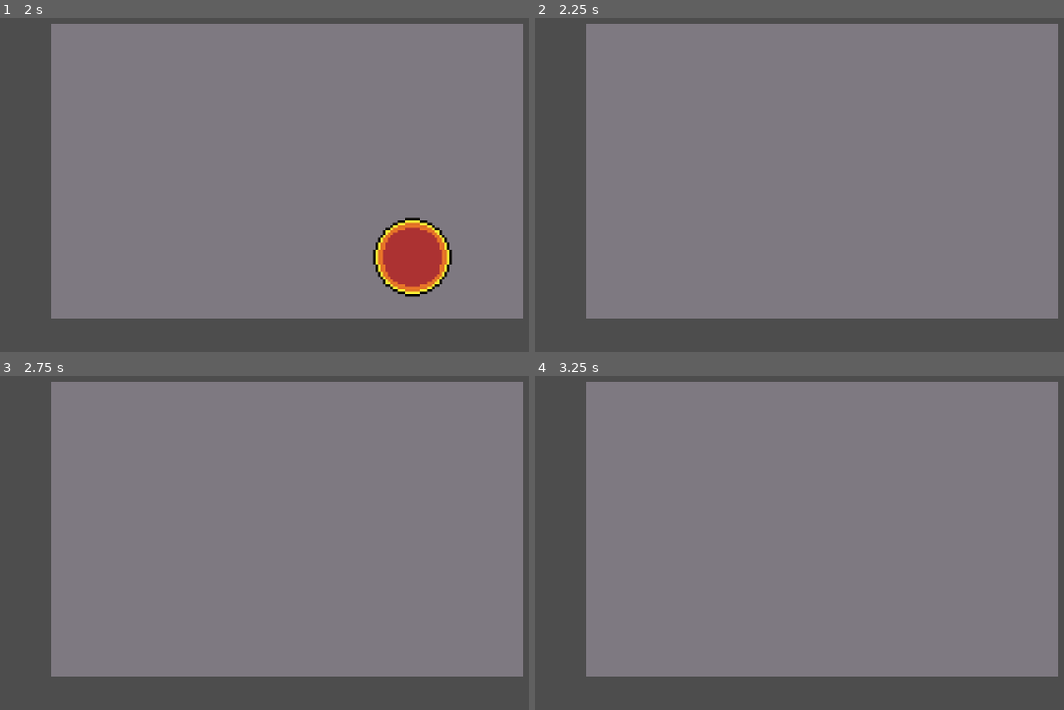
Above: before the commit, frames 1-4 (two rows, left to right).
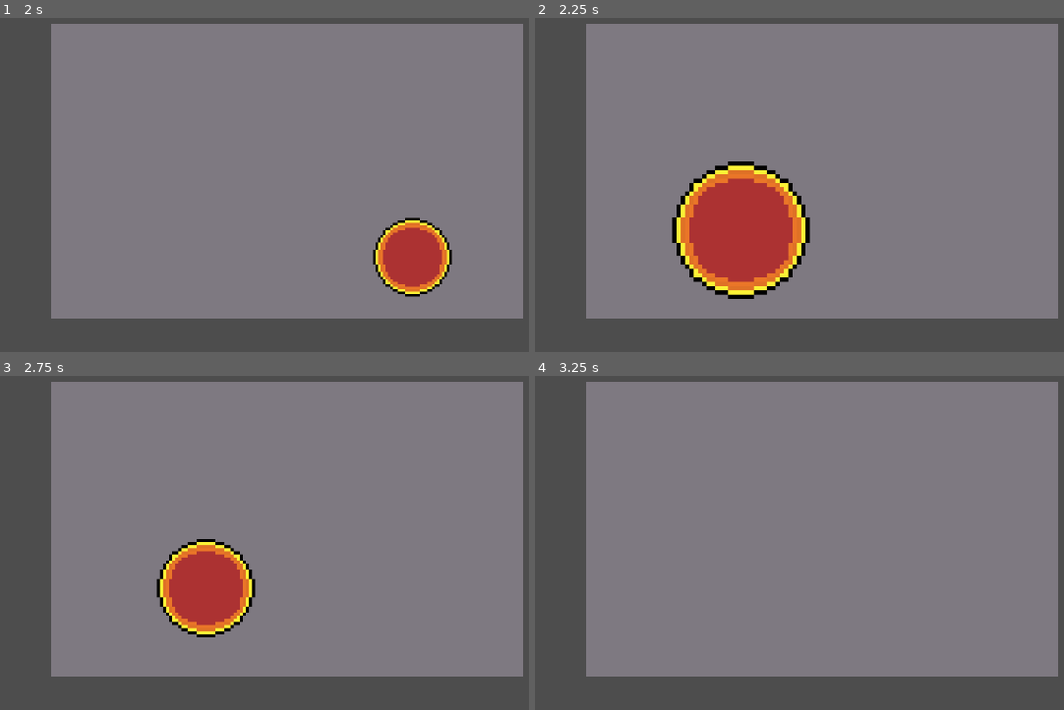
Above: after the commit, the same moments.

Repository: yanaexe/Global-Classroom-Project
Game: Godot game, scene res://scenes/rhythmminigame.tscn
Same seed, same stepped clock (60 frames per second), same inputs: the game is played once before the commit and once after it. This scene is started directly instead of the project's main scene.
Inputs (mouse positions are in pixels of both pictures, inside the frame that each line leads up to):
- Up to frame 1 (2 s): move the mouse to (460, 124) at 0.52 s; hold D (dodgeMG_right) from 0.53 s (still down); tap Shift (dash) at 0.6 s; click (460, 124) at 0.67 s; tap Space (jump) at 0.77, 1.52 s; move the mouse to (132, 168) at 1.27 s; tap E (fire) at 1.35 s
- Up to frame 2 (2.25 s): move the mouse to (900, 48) at 2.02 s; release D (dodgeMG_right) at 2.03 s; hold A (dodgeMG_left) from 2.03 s (still down); tap Shift (dash) at 2.1 s
- Up to frame 3 (2.75 s): keep holding A (dodgeMG_left)
- Up to frame 4 (3.25 s): move the mouse to (783, 593) at 2.77 s; release A (dodgeMG_left) at 2.78 s; hold D (dodgeMG_right) from 2.78 s (still down); tap E (fire) at 2.85 s; click (783, 593) at 2.92 s; tap Space (jump) at 3.02 s

Frame 1 is identical in both runs. In frame 2, 8.2% of the frame differs, in the area x 25-53%, y 42-85%; in frame 3, 4.2%; in frame 4, nothing differs.

Commit message:
Three hit circles spawn correctly without any issue

Diff:
--- a/scripts/hit_circle.gd
+++ b/scripts/hit_circle.gd
@@ -14,7 +14,9 @@
 func _process(delta):
 	var time_left = hit_time - Time.get_ticks_msec()
 	var scale_factor = clamp(float(time_left) / approach_duration, 0, 1)
-	$Sprite2D.scale = Vector2(1, 1) + Vector2(scale_factor, scale_factor)
+	var scale = lerp(2.0, 1.0, 1.0 - scale_factor)
+	$Sprite2D.scale = Vector2.ONE * scale
+
 
 	if time_left < -150 and not clicked:
 		emit_signal("note_missed")
--- a/scripts/rhythmminigame.gd
+++ b/scripts/rhythmminigame.gd
@@ -10,7 +10,7 @@
 	{"time": 3000},
 ]
 
-@onready var background = $Background  # Make sure your background node is named "Background"
+@onready var background = $Background
 @onready var result_label = $ResultLabel
 @onready var hit_spawner = $HitSpawner
 
@@ -31,18 +31,27 @@
 
 func spawn_beatmap():
 	for note in beatmap:
-		var delay = note.time - 1000
+		var hit_time = start_time + note.time
+		var spawn_time = hit_time - 1000  # show it 1s before hit time
+
+		var delay = spawn_time - Time.get_ticks_msec()
+		delay = max(delay, 0)
+
 		await get_tree().create_timer(delay / 1000.0).timeout
+
 		var spawn_pos = get_random_spawn_pos()
-		spawn_hitcircle(spawn_pos, start_time + note.time)
+		spawn_hitcircle(spawn_pos, hit_time)
+
 
 func spawn_hitcircle(pos: Vector2, hit_time: int):
 	var hc = hit_circle_scene.instantiate()
 	hc.position = pos
 	hc.hit_time = hit_time
+	hc.z_index = 1  # make sure it's in front of background
 	hc.connect("note_hit", _on_note_hit)
 	hc.connect("note_missed", _on_note_missed)
 	hit_spawner.add_child(hc)
+
 
 func _on_note_hit():
 	notes_hit += 1
@@ -67,13 +76,13 @@
 	visible = false
 	emit_signal("minigame_finished", success)
 
-# 👇 This function grabs the visible area of your background image
+# Function grabs the visible area of your background image
 func get_spawn_bounds() -> Rect2:
 	var tex_size = background.texture.get_size()
 	var pos = background.position - tex_size * 0.5  # top-left corner
 	return Rect2(pos, tex_size)
 
-# 👇 This function spawns a random point within that area
+#Function spawns a random point within that area
 func get_random_spawn_pos() -> Vector2:
 	var rect = get_spawn_bounds()
 	return rect.position + Vector2(
Not shown: 1 places in scenes/rhythmminigame.tscn that only renumber resources
